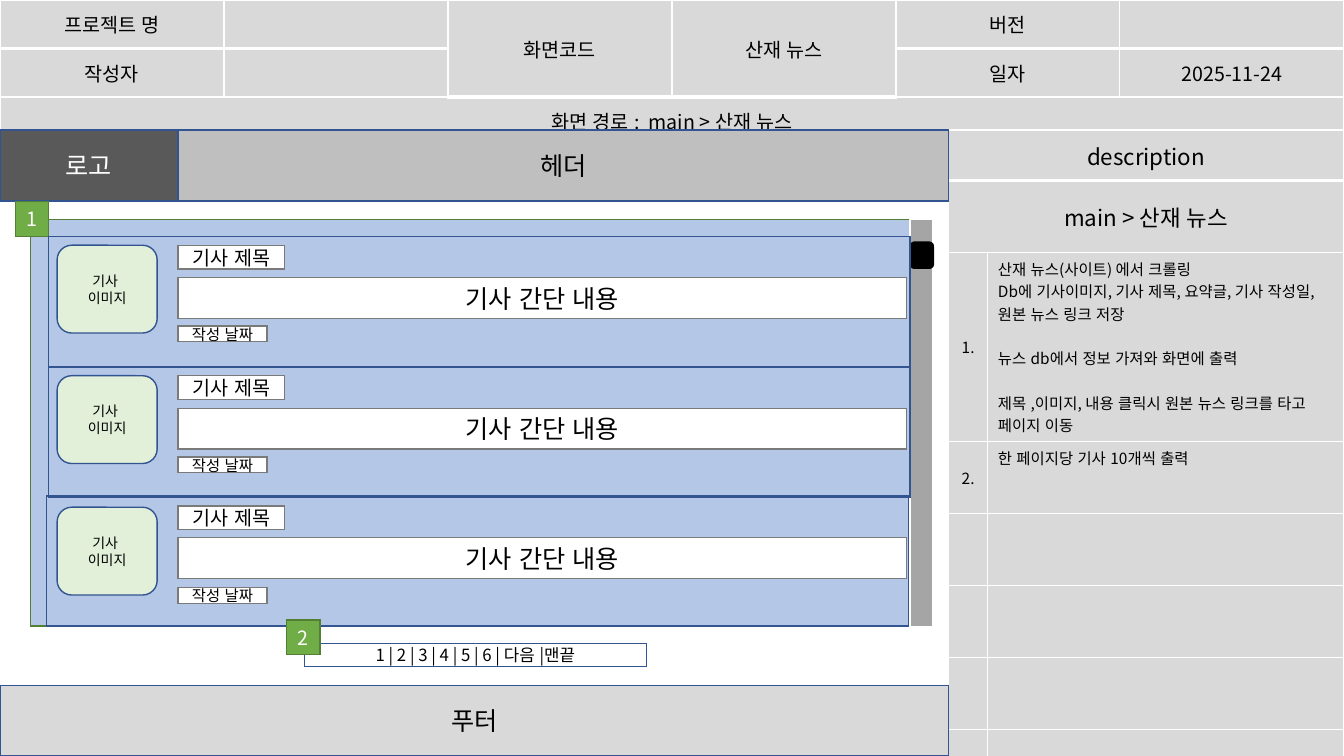
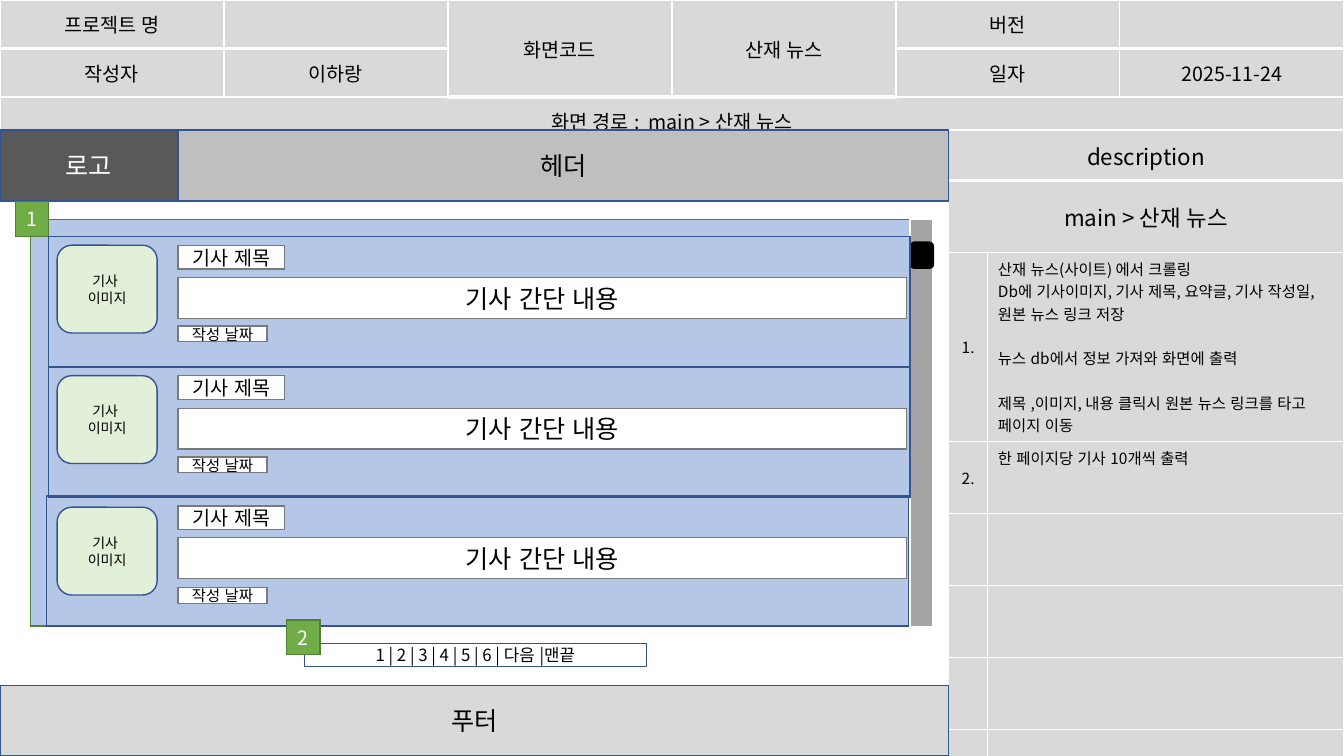
Before and after one commit to imyongchan/source, a slide deck: slide 26 of 종합기획/종합/스토리보드_종합중.pptx (slide 27 before the commit). Drawn at 1344x756 pixels with LibreOffice and Linux fonts; fonts in the diff are those of the drawing. Boxes give left, top, right and bottom in pixels: in the first picture for what was removed or moved away, otherwise in the second. Text is boxed around its words. In the diff, an @@ line names an element or a change of style, - is before the commit and + after.

```diff
--- a/종합기획/종합/스토리보드_종합중.pptx
+++ b/종합기획/종합/스토리보드_종합중.pptx
@@ table at (0, 0, 1343, 135) @@
-row 2, column 2: 
+row 2, column 2: 이하랑
```
Also in this commit, not shown: 25 other slides changed, 1 slide removed.
